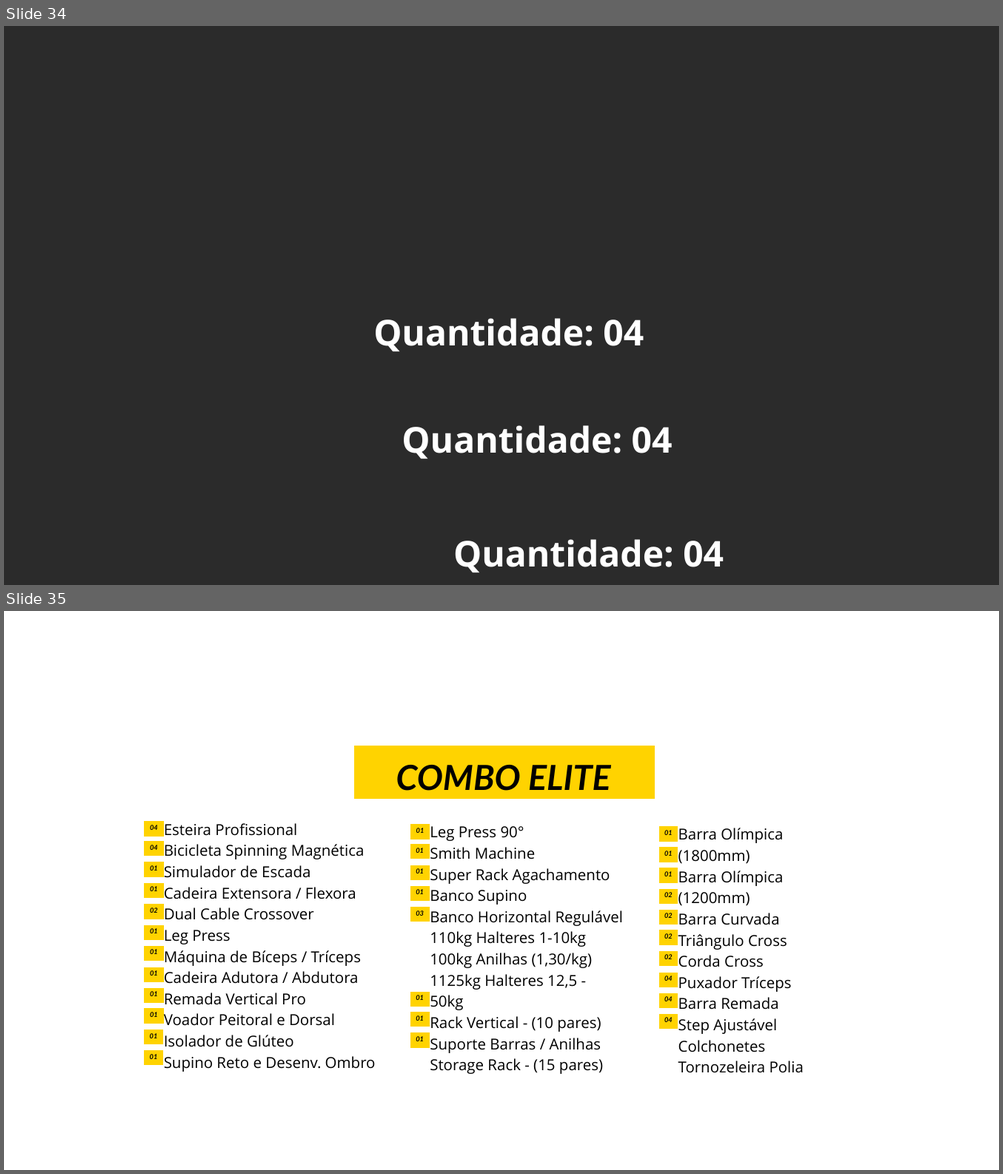
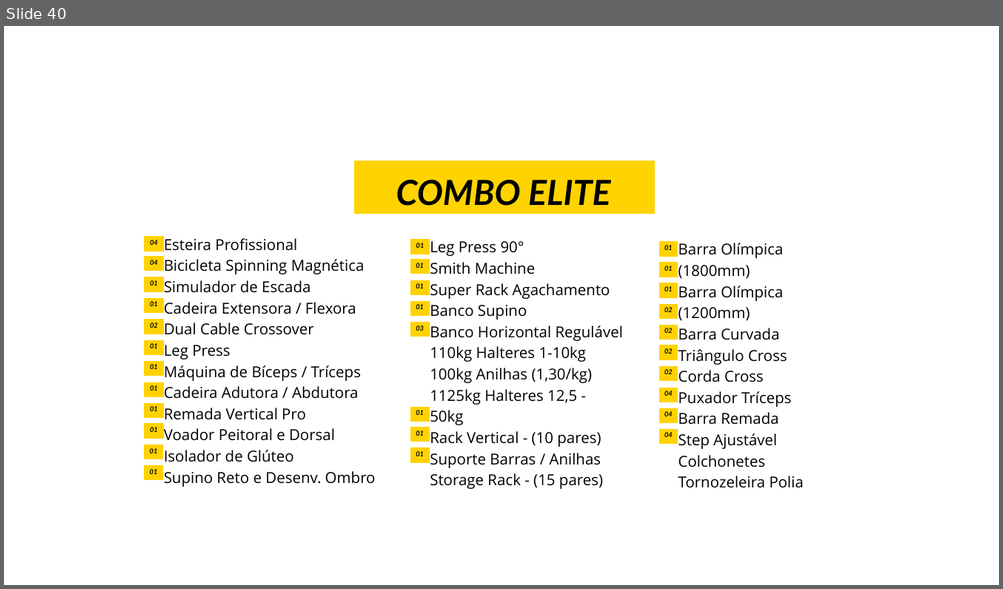
Before and after one commit to agencialumno/Site_duofitness, a slide deck: simulador_duofitness/templates/elite.pptx. Shown one above the other, each under a label of ours: slides 34 and 35 before the commit, slide 40 after it. The pictures are 1003x1174 and 1003x589 pixels, drawn with LibreOffice and Linux fonts; fonts in the diff are those of the drawing; background and template pictures are left out; a plain dark background stands for a picture behind light text. Boxes give left, top, right and bottom in pixels: in the first picture for what was removed or moved away, otherwise in the second. Text is boxed around its words. In the diff, an @@ line names an element or a change of style, - is before the commit and + after.

Commit message:
placeholders de equipamentos, promoção e recálculo dinâmico de parcela por edição de quantidade

```diff
--- a/simulador_duofitness/templates/elite.pptx
+++ b/simulador_duofitness/templates/elite.pptx
@@ slide 34 removed at (4,26,999,585), background picture (left out) @@
@@ text removed at (373,318,643,352) @@
-Quantidade: 04
@@ text removed at (401,426,672,459) @@
-Quantidade: 04
@@ text removed at (453,540,723,573) @@
-Quantidade: 04
@@ what was slide 35 is now slide 40 @@
```
Also in this commit, not shown: 28 slides added, 22 other slides removed, 5 other files.
